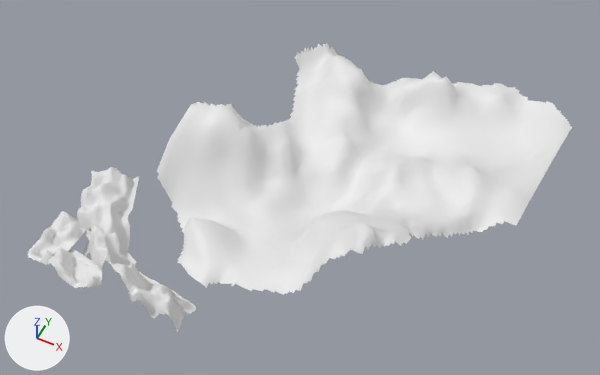
Two versions of the glTF model public/models/blockout/blockout_mountains.glb, one commit apart.
Both versions are drawn from a 50 mm camera at (551.0, -448.0, 896.0) aimed at (206.0, 242.0, 34.0). Arrows for +X, +Y and +Z are at lower left; the lights stay in place. Where no turn or scale is listed for an object, it has been applied to the vertices. Vertices at the same position are counted once.

Names of what the first picture shows: 'Landscape 1', 'Landscape.002', 'Landscape.011', 'Landscape.012', 'Landscape.013'.
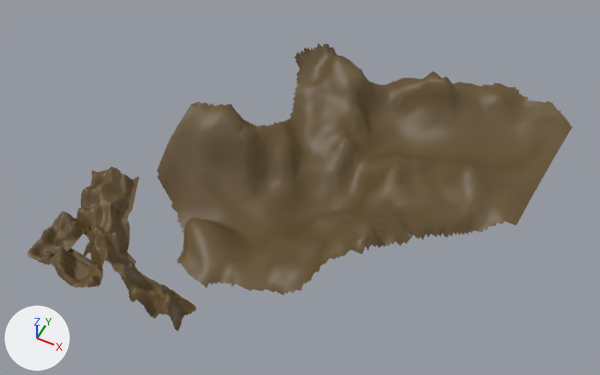
The change, as a list of edits to the scene's bpy script:
```text
Add mat_basic_lunar_material:
    mat_basic_lunar_material = principled_material('Basic Lunar Material')
    mat_basic_lunar_material.base_color = (0.127, 0.0802, 0.0273)  # brown #64502e
Change me_landscape_002:
    where me_landscape_002.from_pydata(...)  # 532 vertices, 927 faces; spans x -81.2..-33.6, y -10.3..75.4, z -3.2..23.0
    add me_landscape_002.materials.append(mat_basic_lunar_material)  # brown #64502e
Change me_landscape_011:
    where me_landscape_011.from_pydata(...)  # 1806 vertices, 3246 faces; spans x -32.0..161.0, y -7.0..89.0, z -28.0..48.0
    add me_landscape_011.materials.append(mat_basic_lunar_material)  # brown #64502e
Change me_landscape_012:
    used by ob_landscape_012; location = (0.0, 0.0, 0.0)
    remove me_landscape_012.from_pydata(...)  # 1356 vertices, 2387 faces; spans x -79.1..28.0, y 47.9..178.7, z -14.2..35.1
    add me_landscape_012.from_pydata(...)  # 1414 vertices, 2503 faces; spans x -79.1..28.0, y 47.9..178.7, z -14.2..35.1
    me_landscape_012 part 1: 1 vertex moved from x -6.0, y 108.5, z 6.6 to x -7.7, y 107.8, z 8.2; 240 vertices removed from x -29.1..-5.8, y 62.3..122.7, z 2.7..11.1; 298 vertices added at x -58.6..-6.5, y 63.1..118.8, z 3.2..13.7
    me_landscape_012 part 2: 1891 faces spanning x -79.1..28.0, y 47.9..178.7, z -14.2..35.1 switch from no material to mat_basic_lunar_material (brown #64502e)
Change me_landscape:
    where me_landscape.from_pydata(...)  # 859 vertices, 1548 faces; spans x -51.3..42.0, y -22.1..35.6, z -5.9..28.3
    add me_landscape.materials.append(mat_basic_lunar_material)  # brown #64502e
Change me_landscape_013:
    where me_landscape_013.from_pydata(...)  # 1777 vertices, 3160 faces; spans x -255.0..244.0, y -302.0..224.0, z -32.0..128.0
    add me_landscape_013.materials.append(mat_basic_lunar_material)  # brown #64502e
```

What differs and where, as boxes [x1, y1, x2, y2] in the pictures (600 x 375 px; the box of a moved part takes in the faces that stretch with it):
'Landscape.013', recoloured (white to brown): [157, 43, 572, 295] in both
'Landscape.011', recoloured (white to brown): [84, 225, 196, 332] in both
'Landscape.002', recoloured (white to brown): [28, 211, 86, 266] in both
'Landscape 1', recoloured (white to brown): [48, 248, 103, 288] in both
part 1 of me_landscape_012, moved or reshaped: before [87, 207, 122, 233]; after [88, 209, 122, 233]
part 2 of me_landscape_012, recoloured (white to brown): [77, 167, 139, 251] in both
